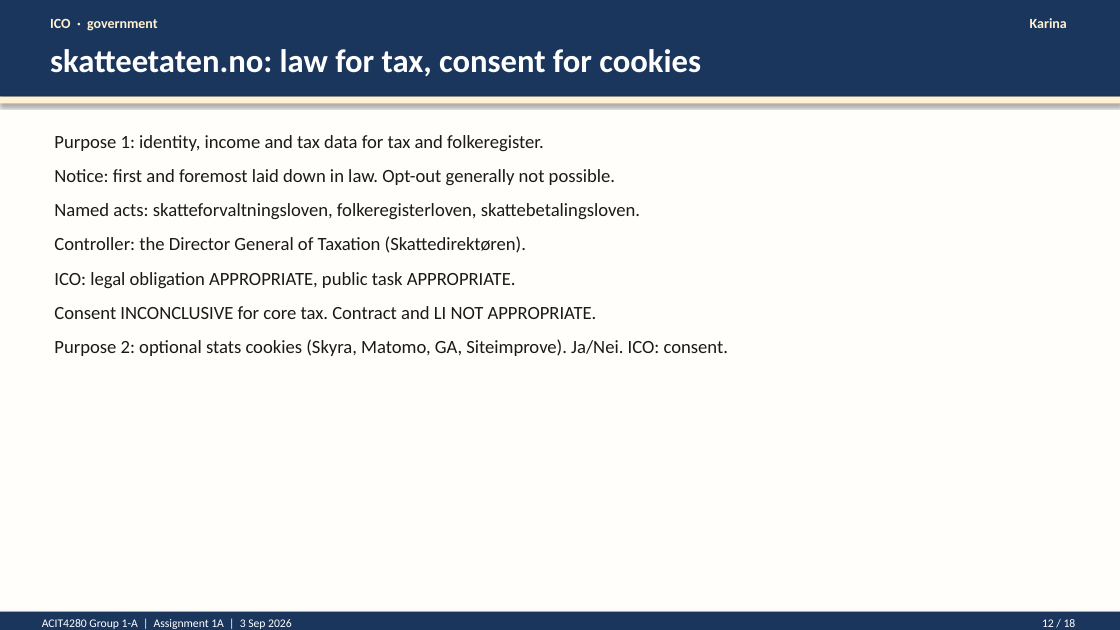
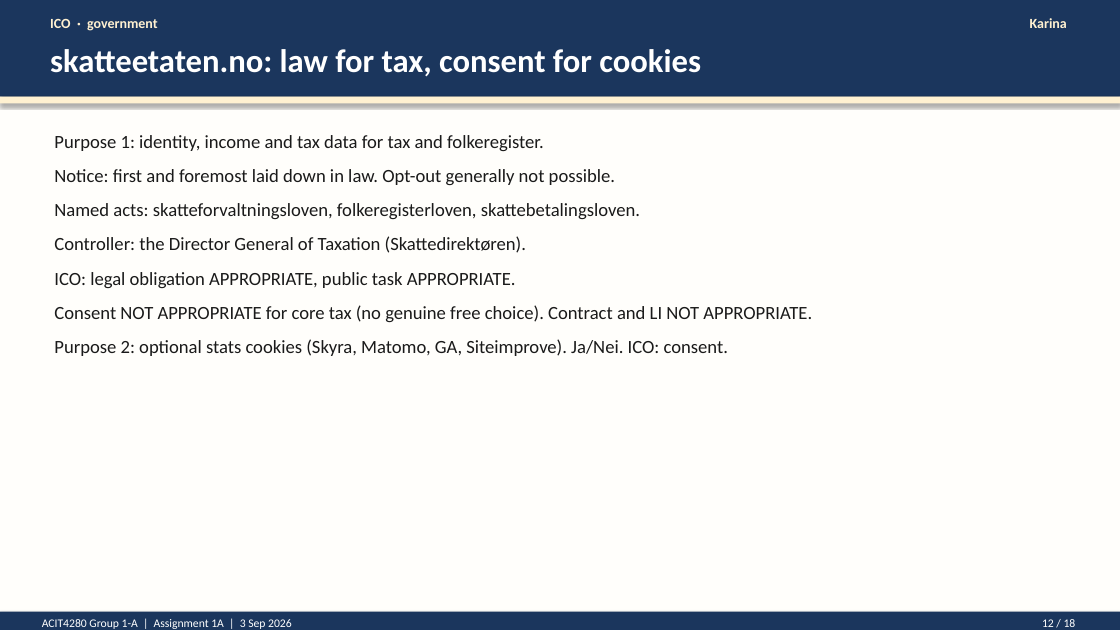
Before and after one commit to kasa031/Bacheloroppgave, a slide deck: slide 12 of ACIT4280_1A_presentation.pptx. Drawn at 1120x630 pixels with LibreOffice and Linux fonts; fonts in the diff are those of the drawing. Boxes give left, top, right and bottom in pixels: in the first picture for what was removed or moved away, otherwise in the second. Text is boxed around its words. In the diff, an @@ line names an element or a change of style, - is before the commit and + after.

```diff
--- a/ACIT4280_1A_presentation.pptx
+++ b/ACIT4280_1A_presentation.pptx
@@ text at (54,305,812,322): text changed @@
-Consent INCONCLUSIVE for core tax. Contract and LI NOT APPROPRIATE.
+Consent NOT APPROPRIATE for core tax (no genuine free choice). Contract and LI NOT APPROPRIATE.
```
Also in this commit, not shown: 6 other files.
